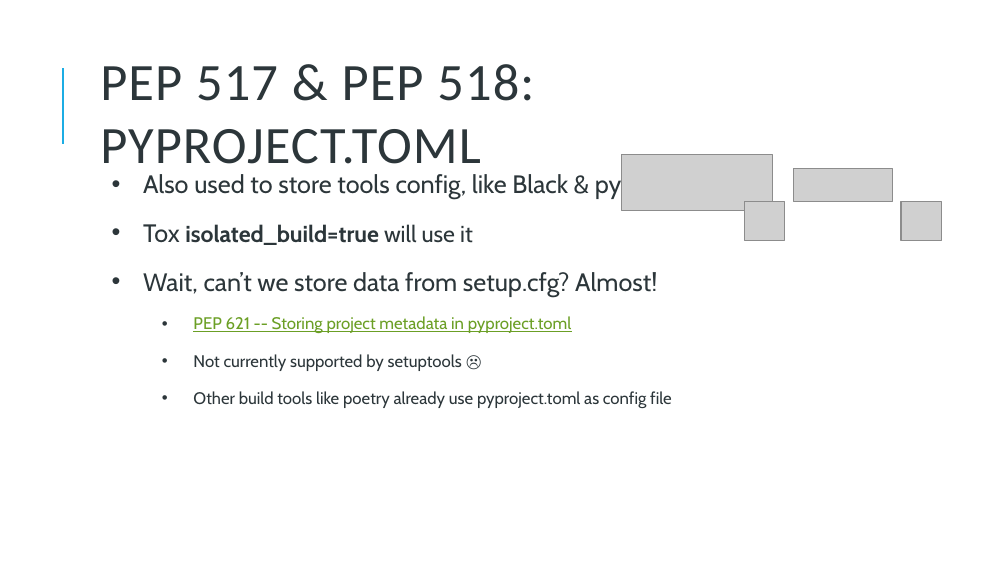
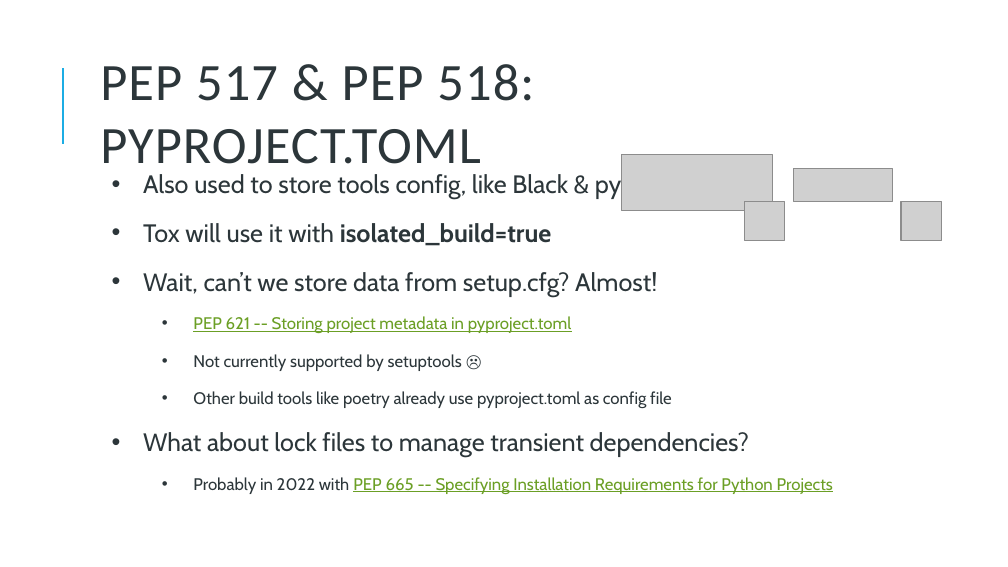
Before and after one commit to alexprengere/presentations, a slide deck: slide 17 of python_packaging_2021/PythonPackagingIn2021.pptx. Drawn at 1008x567 pixels with LibreOffice and Linux fonts; fonts in the diff are those of the drawing; grey boxes stand for pictures. Boxes give left, top, right and bottom in pixels: in the first picture for what was removed or moved away, otherwise in the second. Text is boxed around its words. In the diff, an @@ line names an element or a change of style, - is before the commit and + after.

Commit message:
Add python 3.10 presentation

```diff
--- a/python_packaging_2021/PythonPackagingIn2021.pptx
+++ b/python_packaging_2021/PythonPackagingIn2021.pptx
@@ text at <box>143,223,552,246</box>: text changed; size 16.5 to 18 pt @@
-• Tox isolated_build=true will use it
+• Tox will use it with isolated_build=true
@@ text at <box>143,432,833,494</box>: paragraphs added @@
+• What about lock files to manage transient dependencies?
+  • Probably in 2022 with PEP 665 -- Specifying Installation Requirements for Python Projects
```
Also in this commit, not shown: 4 other slides changed, 1 slide added, 39 other files.
